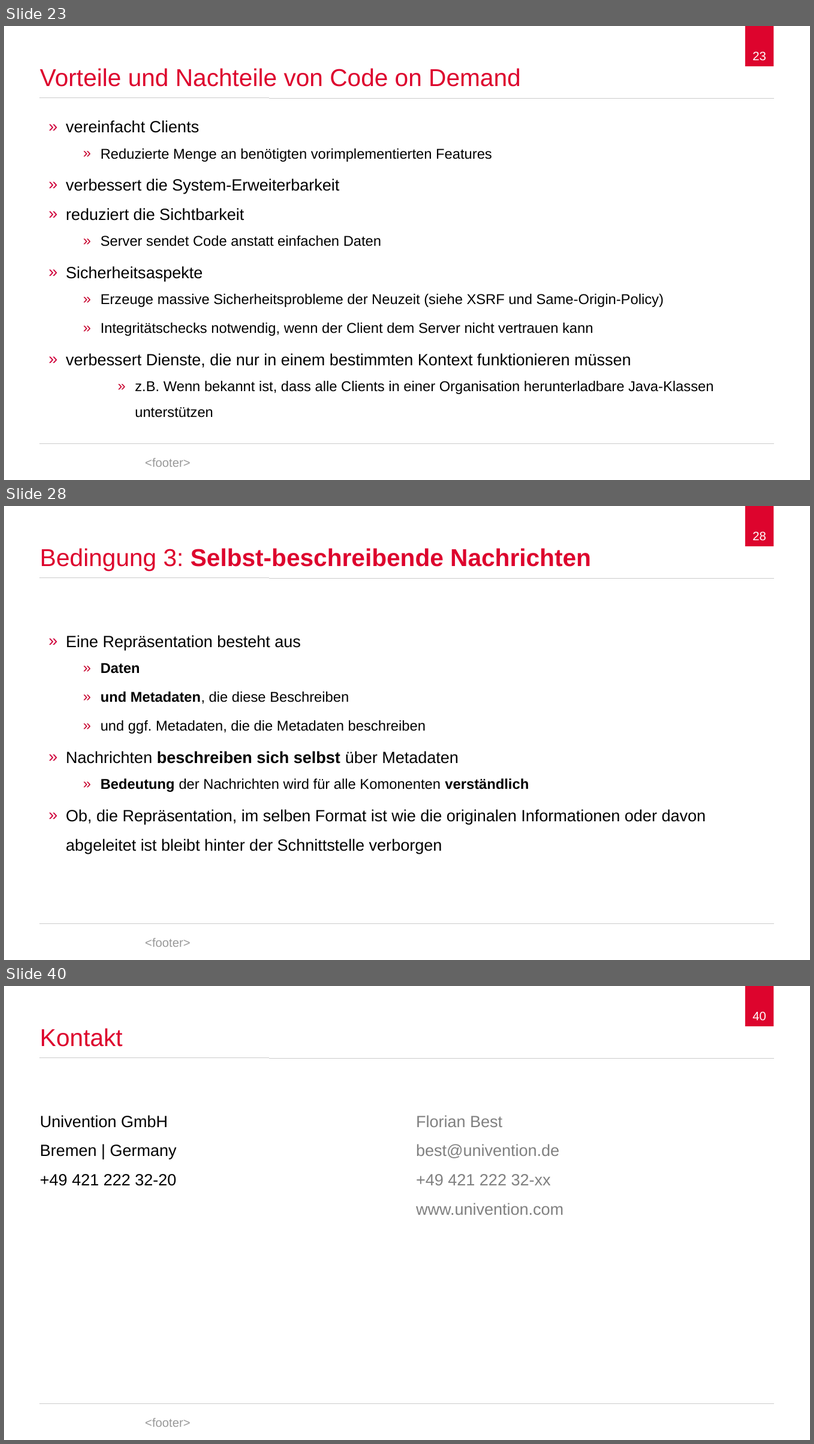
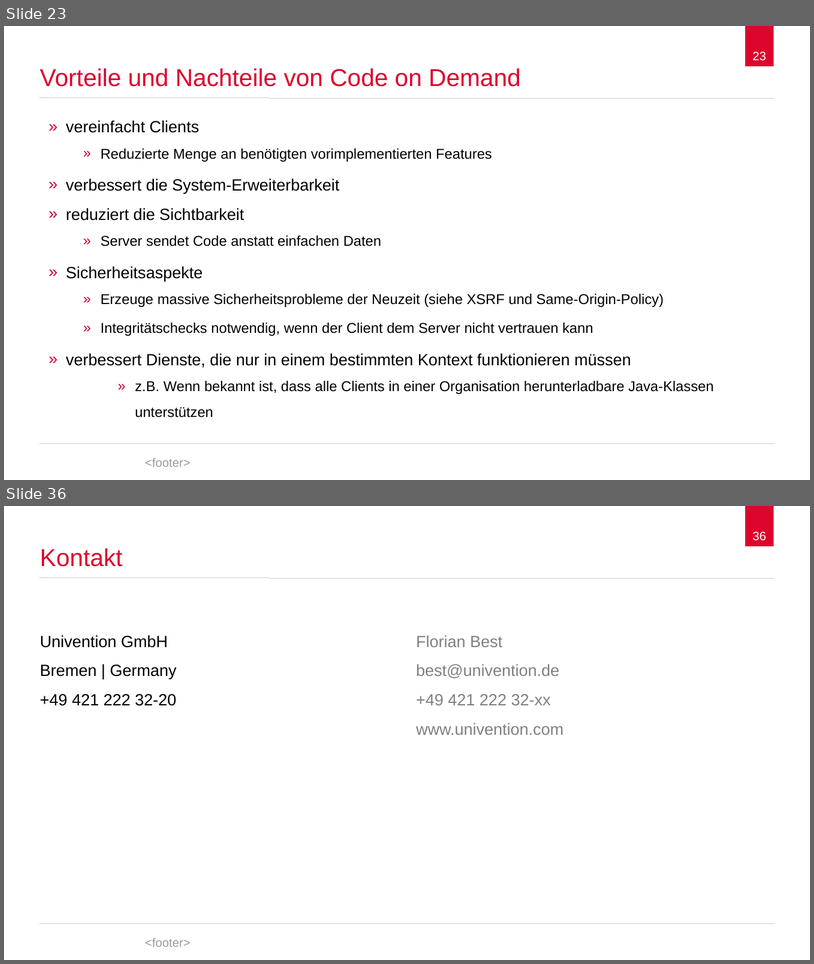
Before and after one commit to spaceone/presentations, a slide deck: representational-state-transfer/representational-state-transfer.odp. Shown one above the other, each under a label of ours: slides 23, 28 and 40 before the commit, slides 23 and 36 after it; the slides between them are not shown. The pictures are 814x1444 and 814x964 pixels, drawn with LibreOffice and Linux fonts; fonts in the diff are those of the drawing; background and template pictures are left out. Boxes give left, top, right and bottom in pixels: in the first picture for what was removed or moved away, otherwise in the second. Text is boxed around its words. In the diff, an @@ line names an element or a change of style, - is before the commit and + after.

```diff
--- a/representational-state-transfer/representational-state-transfer.odp
+++ b/representational-state-transfer/representational-state-transfer.odp
@@ slide 28 removed at (4, 506, 810, 960), background #FFFFFF; not listed: 5 template elements that a slide beside it also shows @@
@@ title removed at (40, 548, 591, 570) @@
-Bedingung 3: Selbst-beschreibende Nachrichten
@@ text removed at (66, 635, 707, 853) @@
-» Eine Repräsentation besteht aus
-    » Daten
-    » und Metadaten, die diese Beschreiben
-    » und ggf. Metadaten, die die Metadaten beschreiben
-» Nachrichten beschreiben sich selbst über Metadaten
-    » Bedeutung der Nachrichten wird für alle Komonenten verständlich
-» Ob, die Repräsentation, im selben Format ist wie die originalen Informationen oder davon abgeleitet ist bleibt hinter der Schnittstelle verborgen
@@ what was slide 40 is now slide 36 @@
@@ page number at (753, 532, 767, 541): text changed @@
-40
+36
```
Also in this commit, not shown: 10 slides changed, 5 slides added, 8 other slides removed, 3 other files.
